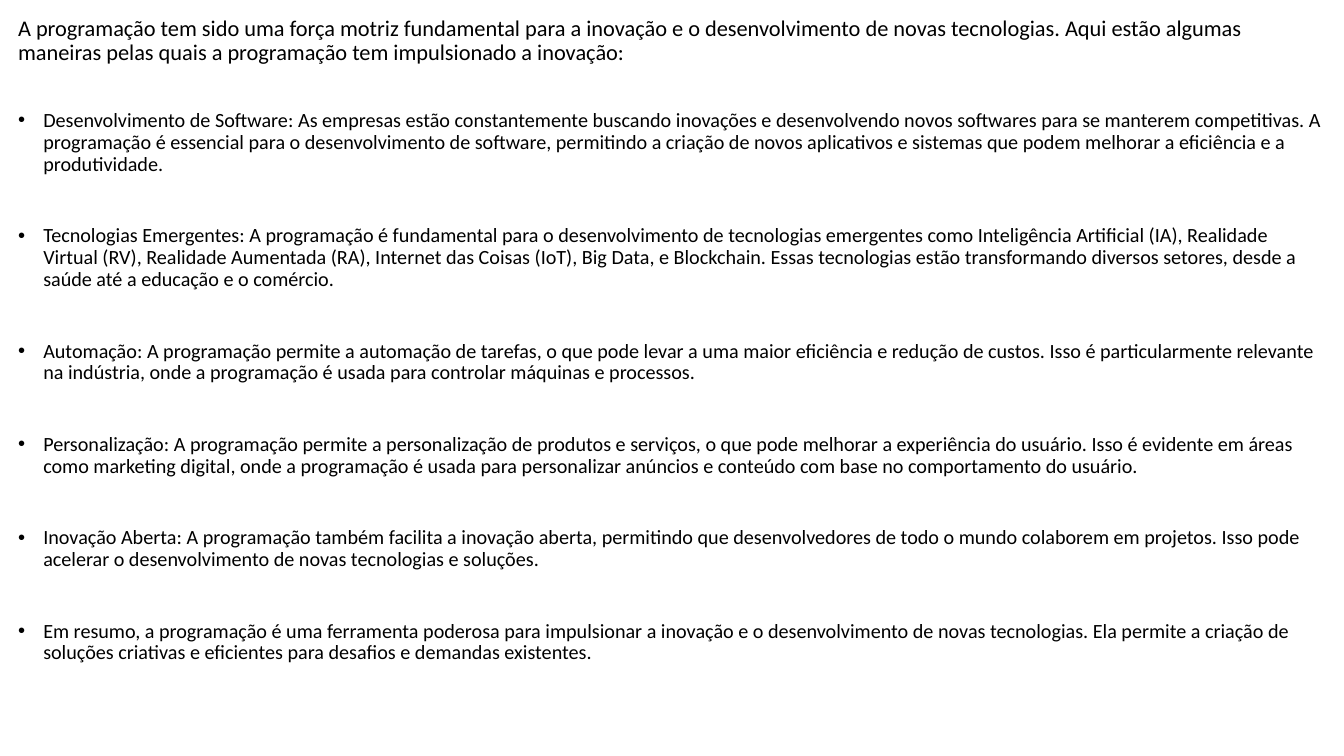
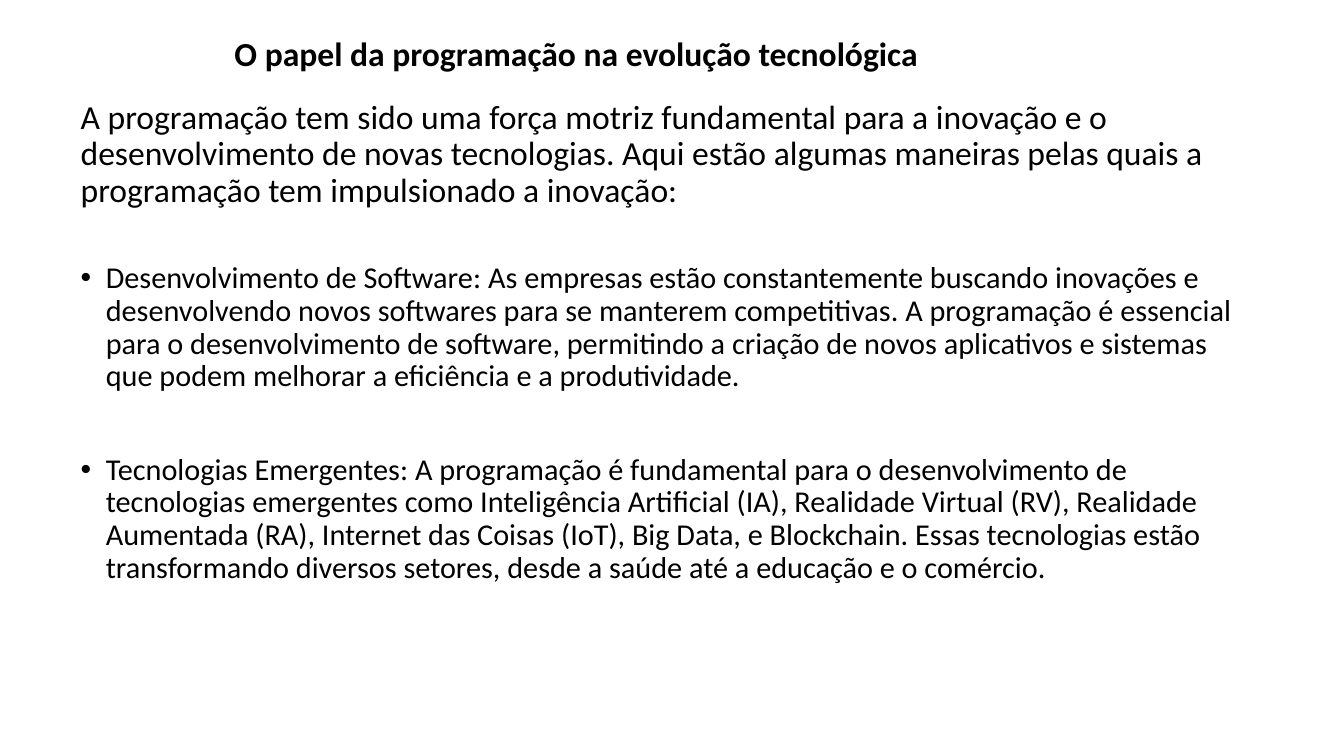
Before and after one commit to E-Mello/PS_Aulas, a slide deck: slide 8 of Evolução_da_Tecnologia_com_a_Programação_Introdução.pptx (slide 6 before the commit). Drawn at 1344x756 pixels with LibreOffice and Linux fonts; fonts in the diff are those of the drawing. Boxes give left, top, right and bottom in pixels: in the first picture for what was removed or moved away, otherwise in the second. Text is boxed around its words. In the diff, an @@ line names an element or a change of style, - is before the commit and + after.

Commit message:
Update presentation file

```diff
--- a/Evolução_da_Tecnologia_com_a_Programação_Introdução.pptx
+++ b/Evolução_da_Tecnologia_com_a_Programação_Introdução.pptx
@@ text added at <box>234,42,918,72</box>, 24 pt, text #000000, bold @@
+O papel da programação na evolução tecnológica
@@ text "A programação tem sido uma ...": place and size @@
-text "A programação tem sido uma ..." at <box>18,20,1321,663</box>
+text "A programação tem sido uma ..." at <box>81,105,1231,583</box>
@@ text "A programação tem sido uma ..." at <box>81,105,1231,583</box>: size 16 to 24 pt in "A programação tem sido uma força motriz ..."; size 14.4 to 21.6 pt in "Desenvolvimento de Software: As empresas estão constantement ...", "Tecnologias Emergentes: A programação é fundamental para ..." @@
@@ text at <box>43,344,1314,663</box>: paragraphs removed @@
-• Automação: A programação permite a automação de tarefas, o que pode levar a uma maior eficiência e redução de custos. Isso é particularmente relevante na indústria, onde a programação é usada para controlar máquinas e processos.
-• Personalização: A programação permite a personalização de produtos e serviços, o que pode melhorar a experiência do usuário. Isso é evidente em áreas como marketing digital, onde a programação é usada para personalizar anúncios e conteúdo com base no comportamento do usuário.
-• Inovação Aberta: A programação também facilita a inovação aberta, permitindo que desenvolvedores de todo o mundo colaborem em projetos. Isso pode acelerar o desenvolvimento de novas tecnologias e soluções.
-• Em resumo, a programação é uma ferramenta poderosa para impulsionar a inovação e o desenvolvimento de novas tecnologias. Ela permite a criação de soluções criativas e eficientes para desafios e demandas existentes.
```
Also in this commit, not shown: 14 other slides changed, 24 slides added, 5 other files.
